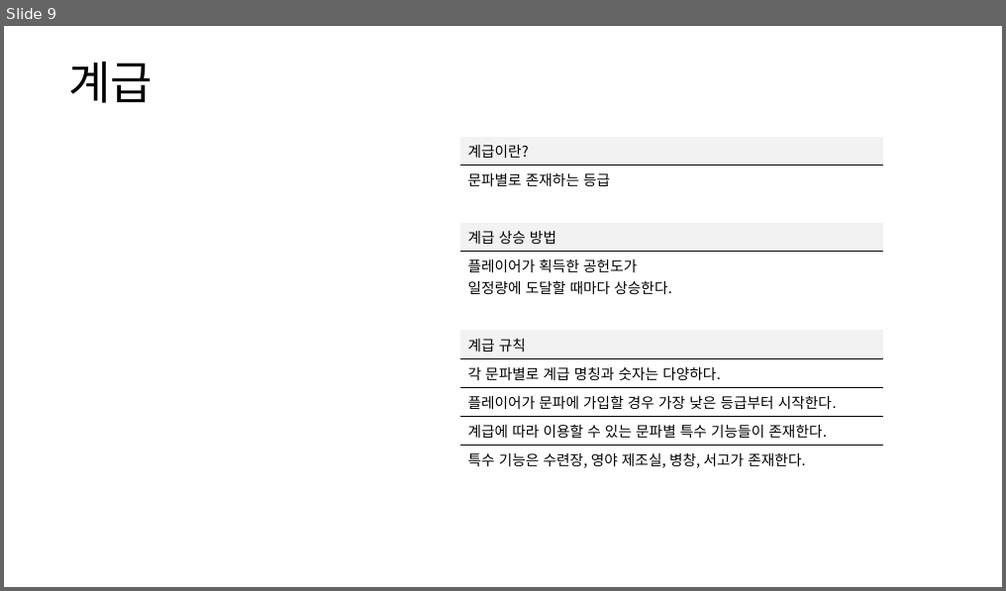
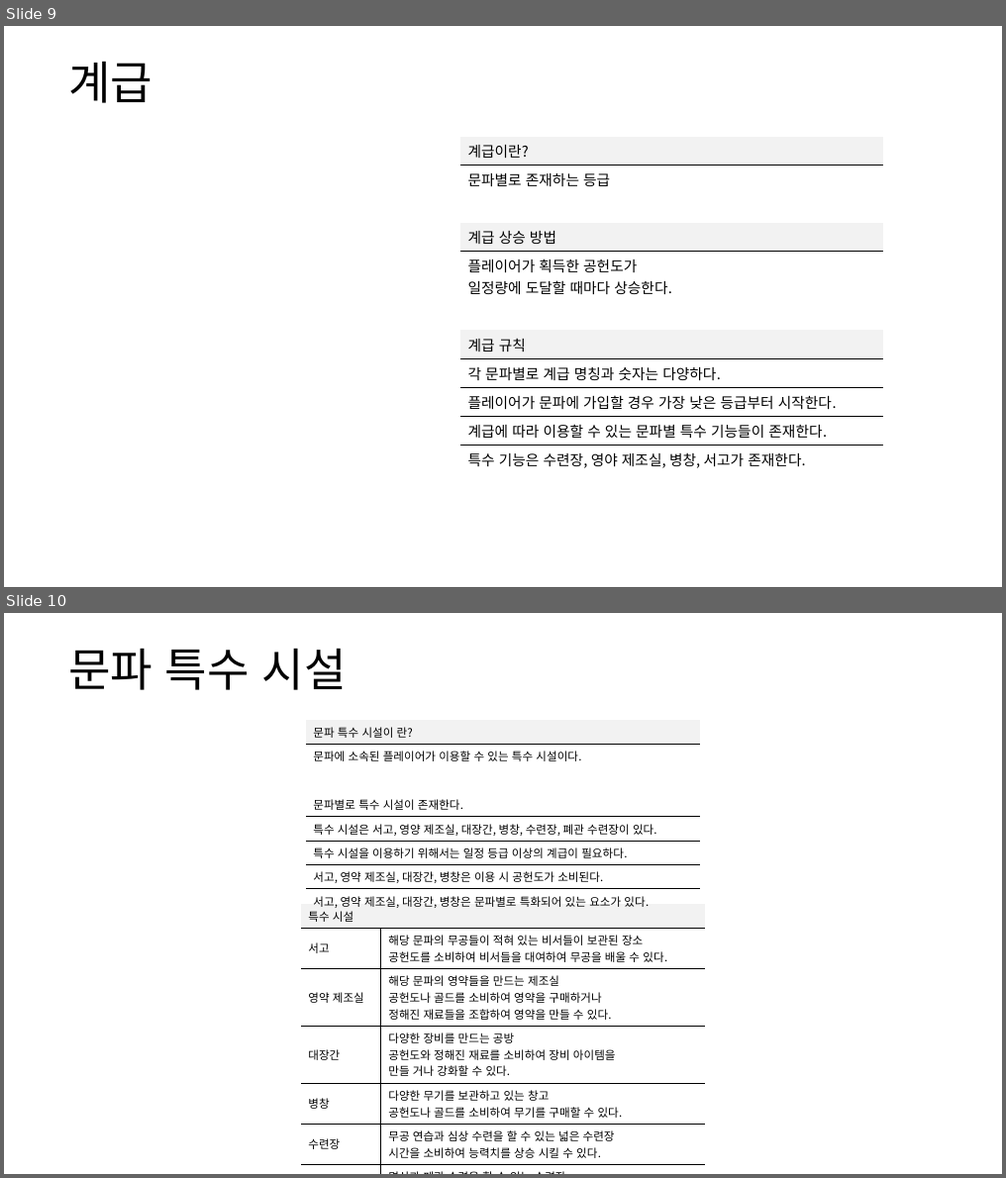
Before and after one commit to yjk0401/unityenginebasic_9th, a slide deck: 기획/방랑엽사전/문파 시스템 기획서.pptx. Shown one above the other, each under a label of ours: slide 9 before the commit, slides 9 and 10 after it. The pictures are 1006x591 and 1006x1178 pixels, drawn with LibreOffice and Linux fonts; fonts in the diff are those of the drawing. Boxes give left, top, right and bottom in pixels: in the first picture for what was removed or moved away, otherwise in the second. Text is boxed around its words. In the diff, an @@ line names an element or a change of style, - is before the commit and + after.

```diff
--- a/기획/방랑엽사전/문파 시스템 기획서.pptx
+++ b/기획/방랑엽사전/문파 시스템 기획서.pptx
@@ slide 10 added at [4, 613, 1002, 1174], background #FFFFFF @@
@@ text added at [68, 648, 347, 690], 44 pt, text #000000 @@
+문파 특수 시설
@@ table added at [306, 720, 700, 912], 8 rows, 1 columns @@
+문파 특수 시설이 란?
+문파에 소속된 플레이어가 이용할 수 있는 특수 시설이다.
+
+문파별로 특수 시설이 존재한다.
+특수 시설은 서고, 영양 제조실, 대장간, 병창, 수련장, 폐관 수련장이 있다.
+특수 시설을 이용하기 위해서는 일정 등급 이상의 계급이 필요하다.
+서고, 영약 제조실, 대장간, 병창은 이용 시 공헌도가 소비된다.
+서고, 영약 제조실, 대장간, 병창은 문파별로 특화되어 있는 요소가 있다.
@@ table added at [301, 904, 706, 1162], 7 rows, 2 columns @@
+특수 시설 | 
+서고 | 해당 문파의 무공들이 적혀 있는 비서들이 보관된 장소 / 공헌도를 소비하여 비서들을 대여하여 무공을 배울 수 있다.
+영약 제조실 | 해당 문파의 영약들을 만드는 제조실 / 공헌도나 골드를 소비하여 영약을 구매하거나 / 정해진 재료들을 조합하여 영약을 만들 수 있다.
+대장간 | 다양한 장비를 만드는 공방 / 공헌도와 정해진 재료를 소비하여 장비 아이템을 / 만들 거나 강화할 수 있다.
+병창 | 다양한 무기를 보관하고 있는 창고 / 공헌도나 골드를 소비하여 무기를 구매할 수 있다.
+수련장 | 무공 연습과 심상 수련을 할 수 있는 넓은 수련장 / 시간을 소비하여 능력치를 상승 시킬 수 있다.
+폐관 수련장 | 명상과 폐관 수련을 할 수 있는 수련장 / 시간과 음식을 소비하여 능력치를 상승 시킬 수 있다.
```
Also in this commit, not shown: 4 other files.
